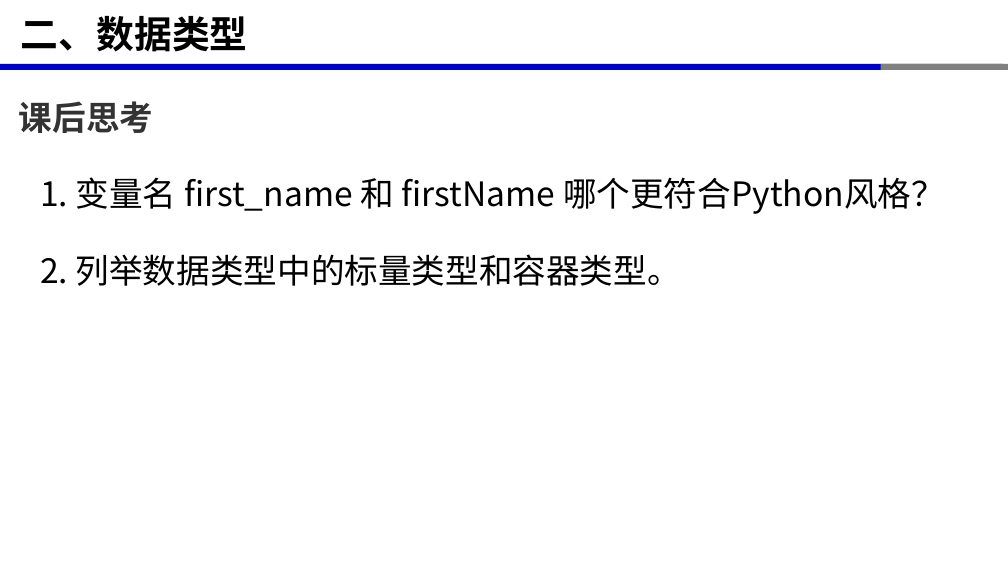
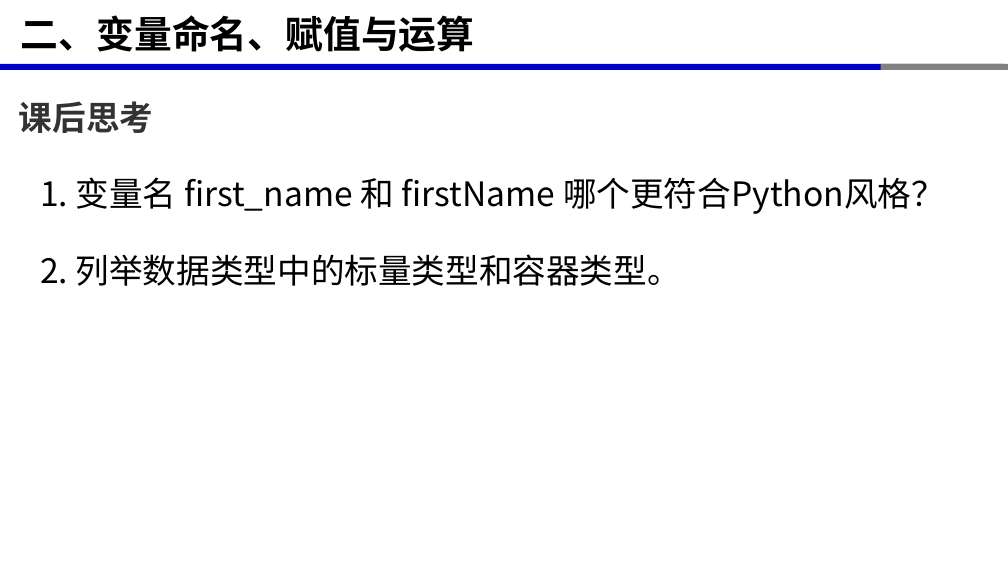
Before and after one commit to xinluo2018/programming-basics, a slide deck: slide 28 of 第2章-变量与数据类型/第2章-变量与数据类型.pptx (slide 27 before the commit). Drawn at 1008x567 pixels with LibreOffice and Linux fonts; fonts in the diff are those of the drawing. Boxes give left, top, right and bottom in pixels: in the first picture for what was removed or moved away, otherwise in the second. Text is boxed around its words. In the diff, an @@ line names an element or a change of style, - is before the commit and + after.

```diff
--- a/第2章-变量与数据类型/第2章-变量与数据类型.pptx
+++ b/第2章-变量与数据类型/第2章-变量与数据类型.pptx
@@ title at <box>21,15,475,52</box>: text changed @@
-二、数据类型
+二、变量命名、赋值与运算
```
Also in this commit, not shown: 16 other slides changed, 1 slide added, 10 other files.
